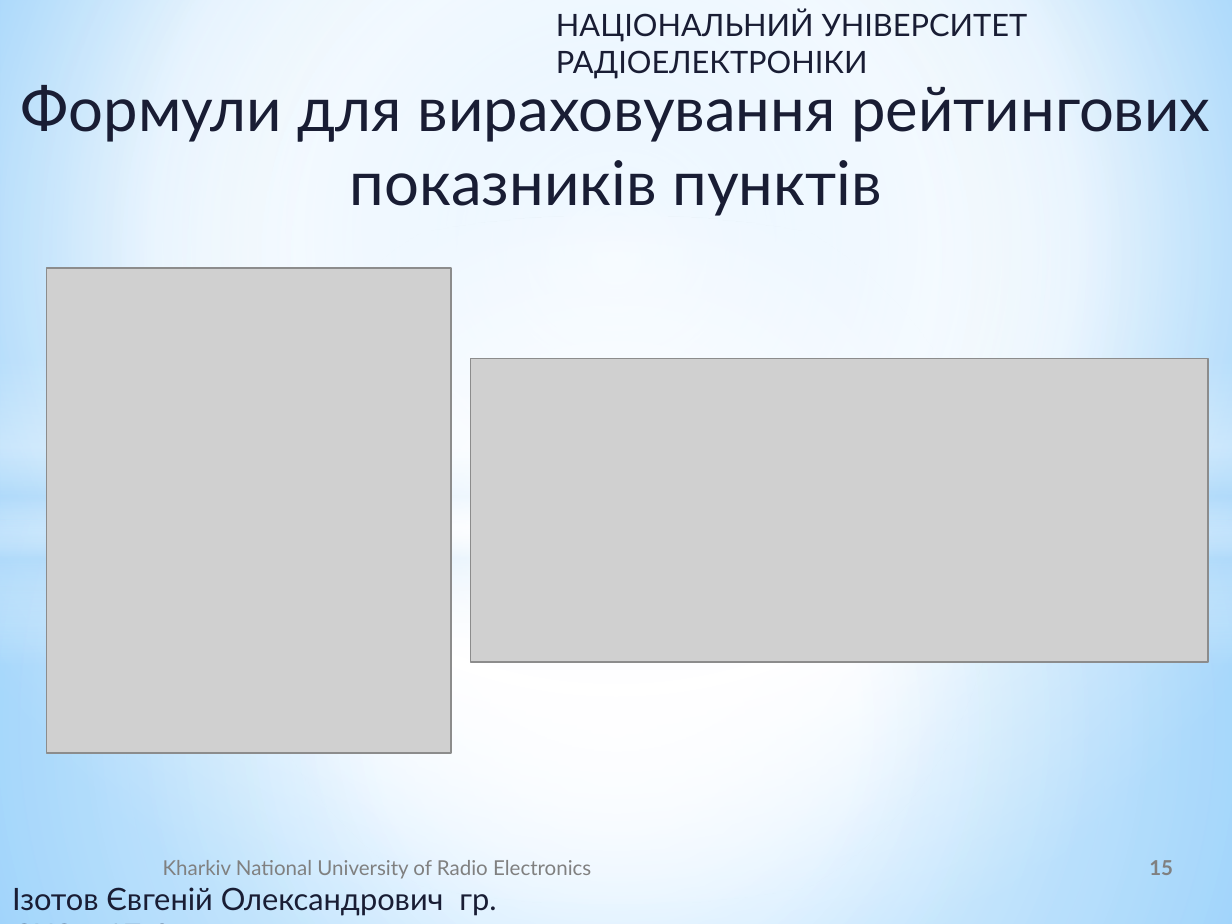
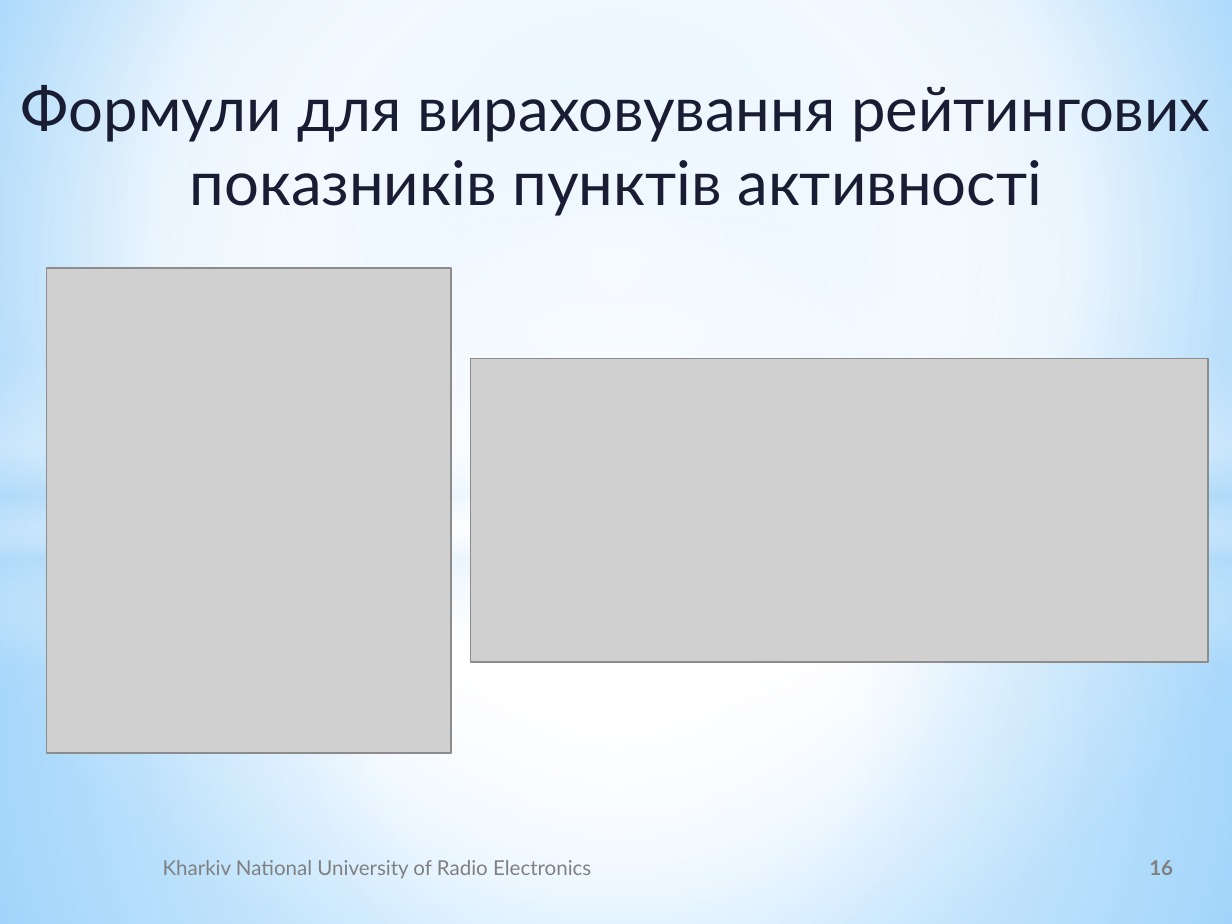
Before and after one commit to UdgineIzotov/diplom-doc, a slide deck: slide 16 of root/Ізотов_Презентация.pptx (slide 15 before the commit). Drawn at 1232x924 pixels with LibreOffice and Linux fonts; fonts in the diff are those of the drawing; grey boxes stand for pictures; background and template pictures are left out. Boxes give left, top, right and bottom in pixels: in the first picture for what was removed or moved away, otherwise in the second. Text is boxed around its words. In the diff, an @@ line names an element or a change of style, - is before the commit and + after.

```diff
--- a/root/Ізотов_Презентация.pptx
+++ b/root/Ізотов_Презентация.pptx
@@ text removed at bbox=[556, 9, 1028, 79] @@
-НАЦІОНАЛЬНИЙ УНІВЕРСИТЕТ РАДІОЕЛЕКТРОНІКИ
@@ text at bbox=[21, 84, 1210, 216]: text changed @@
-Формули для вираховування рейтингових показників пунктів
+Формули для вираховування рейтингових показників пунктів активності
@@ page number at bbox=[1149, 860, 1173, 875]: text changed @@
-15
+16
@@ text removed at bbox=[12, 887, 496, 916] @@
-Ізотов Євгеній Олександрович гр. СКСм-17-2
```
Also in this commit, not shown: 11 other slides changed, 2 slides added, 1 slide removed, 4 other files.
